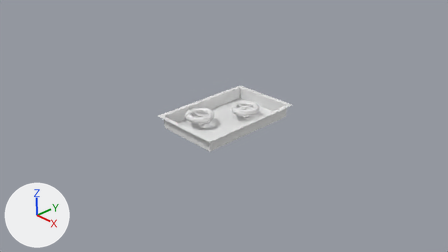
An edit to the Blender file HackerMan/Assets/Assets/Meshes/panel_5.blend, drawn before and after from the same camera.
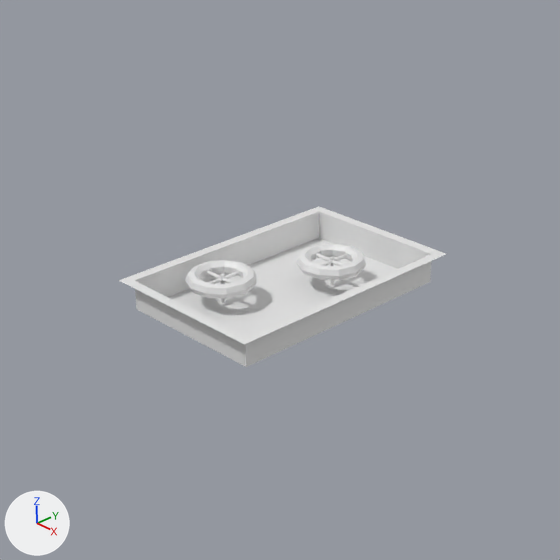
Old and new are each drawn from the file's camera 'Camera' and again close up on the part from 24% to 76% of the width and 0% to 92% of the height. The lights are fixed; the arrows at lower left show +X, +Y and +Z.

In view in the first close-up: 'Vert'.
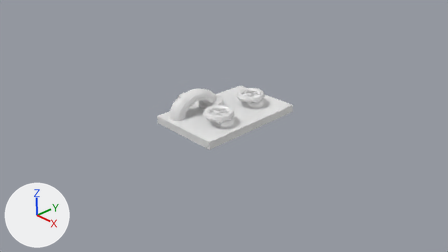
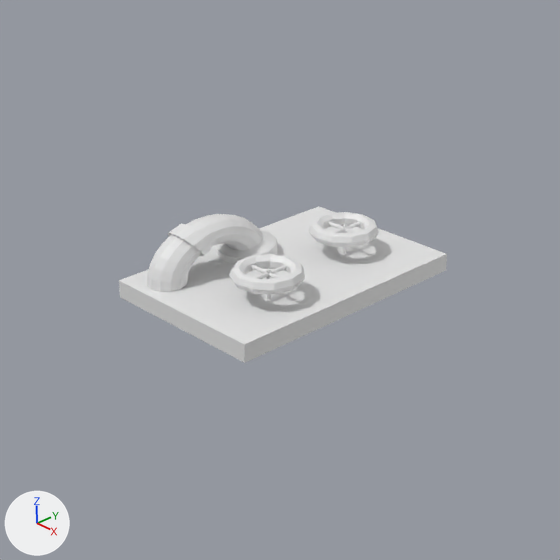
Patch to the scene script:
```diff
--- a/HackerMan/Assets/Assets/Meshes/panel_5.blend.py
+++ b/HackerMan/Assets/Assets/Meshes/panel_5.blend.py
@@ me_vert @@
 me_vert.from_pydata(...)  # 262 vertices, 223 faces; spans x -2.0..0.0, y 0.0..3.0, z -0.34..0.01
 # used by ob_vert; location = (0.0, 0.0, 0.0)
+# me_vert part 1: the loose piece of 16 vertices spanning x -1.38..-1.34, y 0.64..1.15, z -0.08..-0.04 is moved by (1.36, -0.89, 0.08)
+# me_vert part 2: the loose piece of 16 vertices spanning x -1.61..-1.1, y 0.87..0.92, z -0.08..-0.04 is moved by (1.36, -0.89, 0.08)
+# me_vert part 3: the loose piece of 77 vertices spanning x -1.74..-0.98, y 0.5..1.28, z -0.14..0.01 is moved by (1.36, -0.89, 0.08)
+# me_vert part 4: the loose piece of 16 vertices spanning x -1.38..-1.34, y 0.87..0.92, z -0.34..-0.01 is moved by (1.36, -0.89, 0.08)
+# me_vert part 5: the loose piece of 77 vertices spanning x -1.23..-0.47, y 1.67..2.44, z -0.14..0.01 is deleted
+# me_vert part 6: the loose piece of 16 vertices spanning x -1.1..-0.59, y 2.04..2.08, z -0.08..-0.04 is deleted
+# me_vert part 7: the loose piece of 16 vertices spanning x -0.87..-0.83, y 2.04..2.08, z -0.34..-0.01 is deleted
+# me_vert part 8: the loose piece of 16 vertices spanning x -0.87..-0.83, y 1.8..2.31, z -0.08..-0.04 is deleted
+# me_vert part 9: the loose piece of 12 vertices spanning x -2.0..0.0, y 0.0..3.0, z -0.34..0.0 is deleted
@@ me_vert_009 @@
+me_vert_009.from_pydata(...)  # a box spanning x -2.0..0.0, y 0.0..3.0, z -0.2..0.0
@@ me_vert_010 @@
+me_vert_010.from_pydata(...)  # 125 vertices, 107 faces; spans x -0.379..0.385, y -0.387..0.384, z -0.263..0.089
@@ me_torus @@
+me_torus.from_pydata(...)  # 264 vertices, 254 faces; spans x -0.81..0.15, y -1.1..1.28, z -0.4..0.45
@@ ob_vert @@
 ob_vert = bpy.data.objects.new('Vert', me_vert)
-ob_vert.location = (0.0, 0.0, 0.0)
+ob_vert.location = (-0.83, 2.22, 0.26)
@@ ob_vert_009 @@
+ob_vert_009 = bpy.data.objects.new('Vert.009', me_vert_009)
+ob_vert_009.location = (0.0, 0.0, 0.0)
@@ ob_vert_001 @@
+ob_vert_001 = bpy.data.objects.new('Vert.001', me_vert_010)
+ob_vert_001.location = (-0.57, 0.84, 0.26)
@@ ob_torus @@
+ob_torus = bpy.data.objects.new('Torus', me_torus)
+ob_torus.location = (-1.34, 0.89, 0.25)
+ob_torus.scale = (0.71, 0.71, 0.71)
```

Where the change shows, as pixel boxes [x1, y1, x2, y2] in the close-ups (560 x 560 px; the box of a moved part takes in the faces that stretch with it):
'Vert', reshaped, moved (78% narrower, 74% shorter): before [119, 206, 446, 367]; after [308, 212, 379, 253]
'Vert.009', added: after [119, 206, 447, 363]
'Torus', added: after [147, 214, 277, 292]
'Vert.001', added: after [229, 254, 305, 299]
part 1 of me_vert, moved or reshaped: before [208, 271, 239, 284]; after [334, 222, 360, 233]
part 2 of me_vert, moved or reshaped: before [206, 270, 233, 283]; after [328, 222, 356, 233]
part 3 of me_vert, moved or reshaped: before [185, 260, 256, 299]; after [308, 212, 379, 247]
part 4 of me_vert, moved or reshaped: before [220, 274, 225, 303]; after [343, 224, 347, 253]
part 5 of me_vert, deleted: before [296, 243, 366, 280]
part 6 of me_vert, deleted: before [315, 253, 344, 266]
part 7 of me_vert, deleted: before [330, 257, 334, 285]
part 8 of me_vert, deleted: before [320, 254, 348, 266]
part 9 of me_vert, deleted: before [119, 206, 446, 367]
